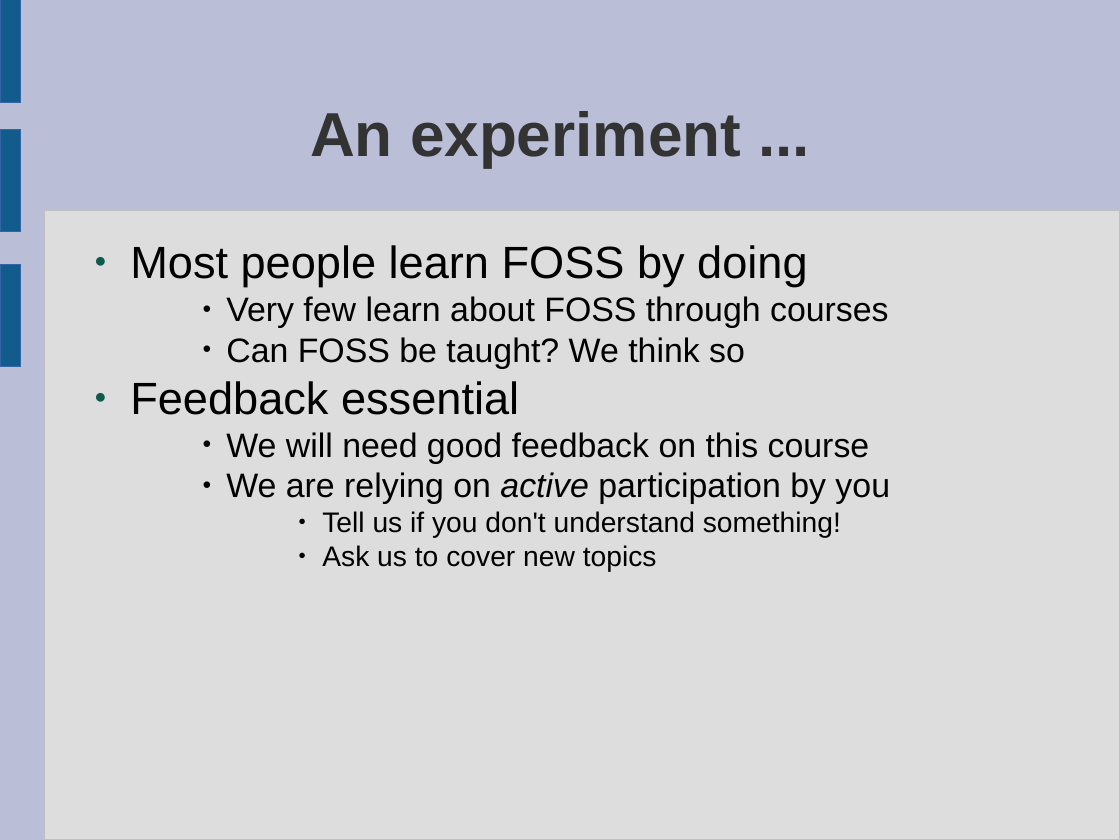
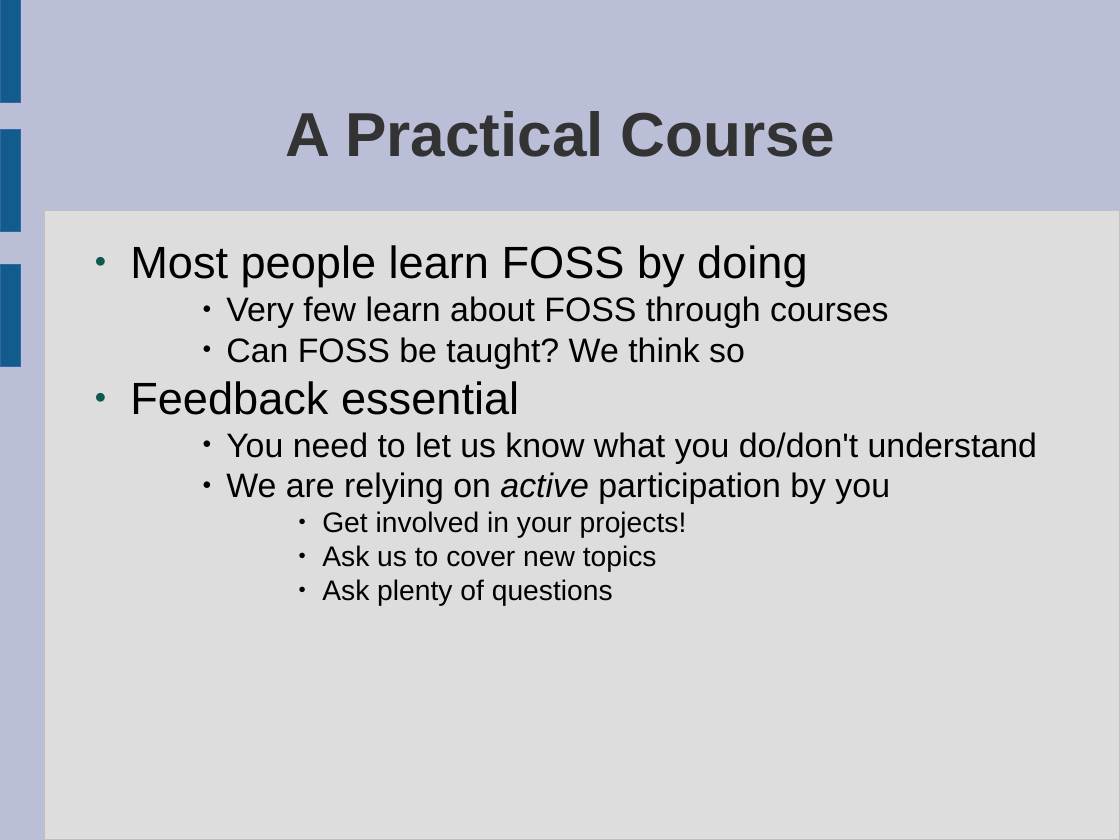
Before and after one commit to laurencesmart/comp8440, a slide deck: slide 2 of lectures/course_introduction.odp. Drawn at 1120x840 pixels with LibreOffice and Linux fonts; fonts in the diff are those of the drawing. Boxes give left, top, right and bottom in pixels: in the first picture for what was removed or moved away, otherwise in the second. Text is boxed around its words. In the diff, an @@ line names an element or a change of style, - is before the commit and + after.

Commit message:
2010 slides

```diff
--- a/lectures/course_introduction.odp
+++ b/lectures/course_introduction.odp
@@ title at box(285, 111, 835, 157): text changed @@
-An experiment ...
+A Practical Course
@@ text at box(226, 432, 1037, 463): text changed @@
-    ● We will need good feedback on this course
+    ● You need to let us know what you do/don't understand
@@ text at box(322, 511, 687, 538): text changed @@
-        ● Tell us if you don't understand something!
+        ● Get involved in your projects!
@@ text at box(322, 579, 613, 606): paragraph added @@
+        ● Ask plenty of questions
```
Also in this commit, not shown: 7 other slides changed, 2 slides added, 1 other file.
